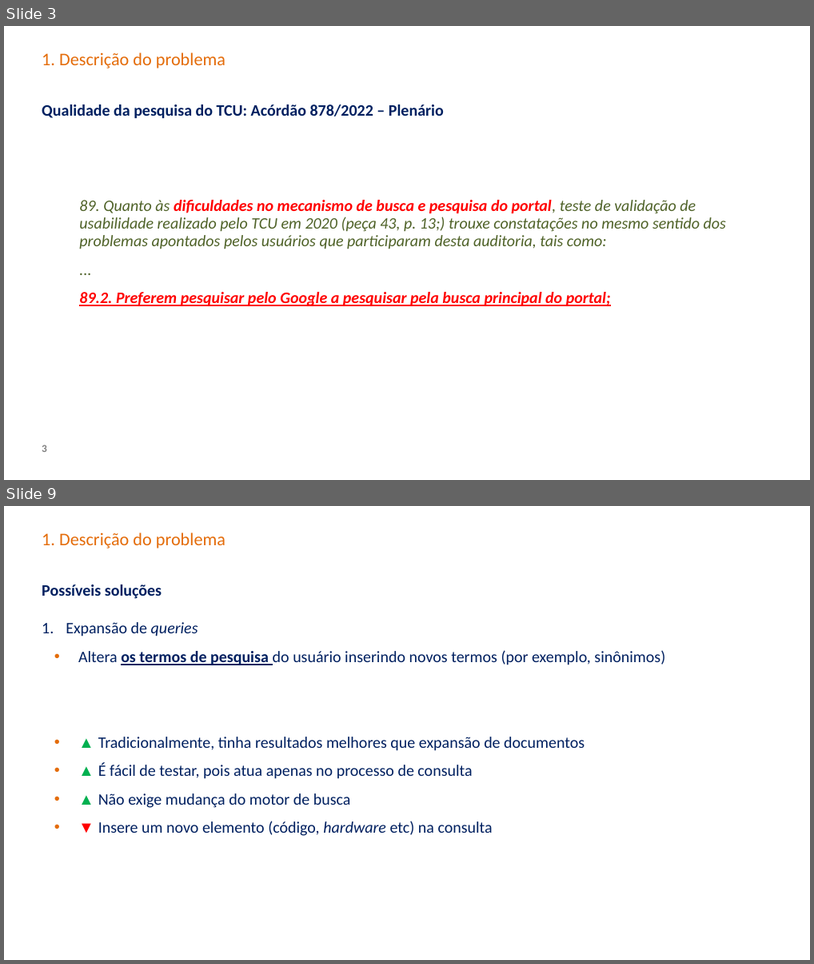
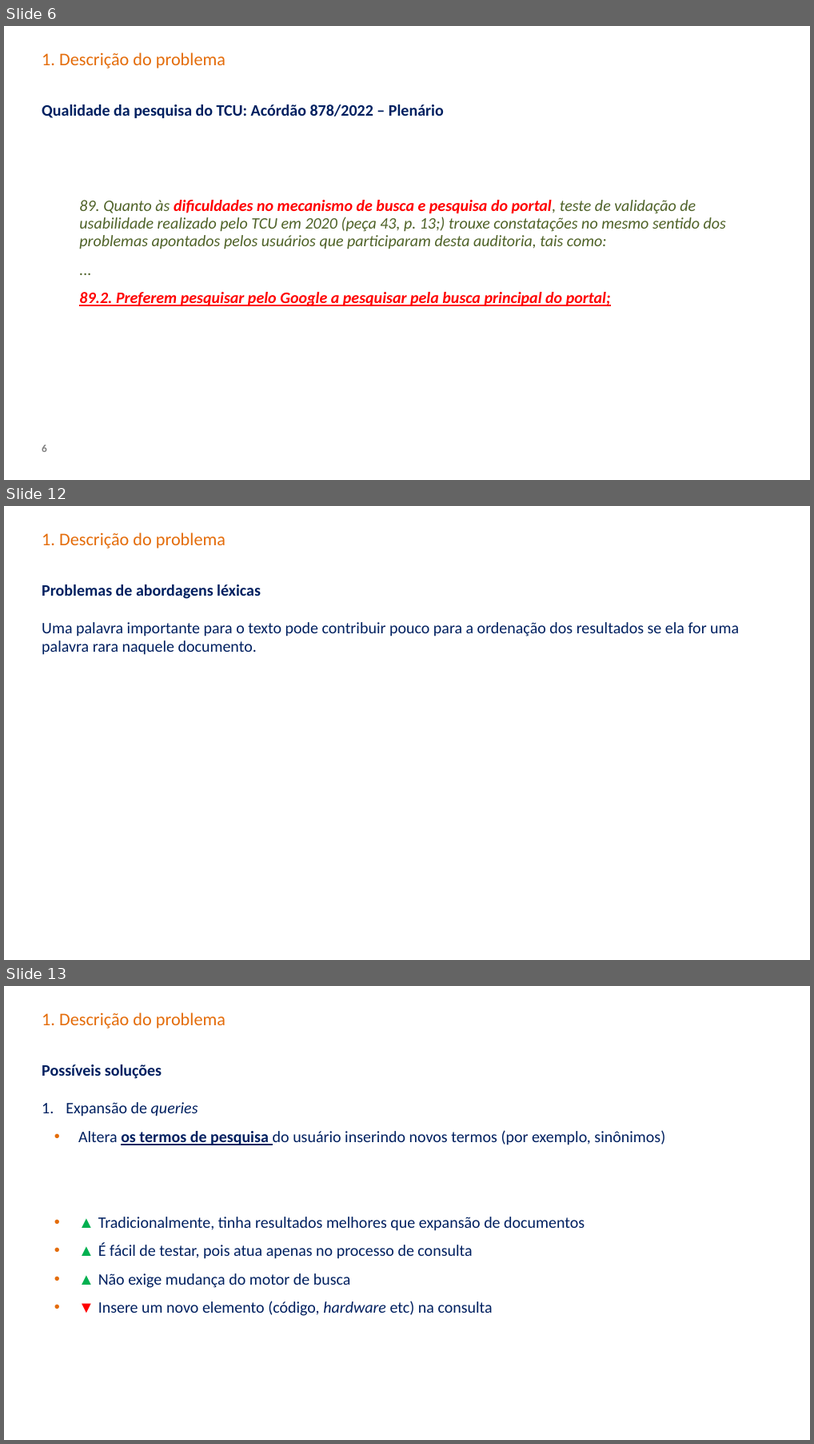
Before and after one commit to carisio/juris_tcu_expansao_doc, a slide deck: projeto_final/Apresentação.pptx. Shown one above the other, each under a label of ours: slides 3 and 9 before the commit, slides 6, 12 and 13 after it; the slides between them are not shown. The pictures are 814x964 and 814x1444 pixels, drawn with LibreOffice and Linux fonts; fonts in the diff are those of the drawing; background and template pictures are left out. Boxes give left, top, right and bottom in pixels: in the first picture for what was removed or moved away, otherwise in the second. Text is boxed around its words. In the diff, an @@ line names an element or a change of style, - is before the commit and + after.

```diff
--- a/projeto_final/Apresentação.pptx
+++ b/projeto_final/Apresentação.pptx
@@ slide 12 added at (x1=4, y1=506, x2=810, y2=960), background picture (left out) @@
@@ title added at (x1=42, y1=532, x2=226, y2=548), 20 pt, text #E46C0A @@
+1. Descrição do problema
@@ subtitle added at (x1=42, y1=584, x2=261, y2=599), 18 pt, text #002060, bold @@
+Problemas de abordagens léxicas
@@ text added at (x1=42, y1=622, x2=739, y2=655), 18 pt, text #002060 @@
+Uma palavra importante para o texto pode contribuir pouco para a ordenação dos resultados se ela for uma palavra rara naquele documento.
@@ what was slide 3 is now slide 6 @@
@@ page number at (x1=42, y1=444, x2=47, y2=452): text changed @@
-3
+6
@@ what was slide 9 is now slide 13 @@
```
Also in this commit, not shown: 7 slides changed, 3 other slides added, 1 other file.
